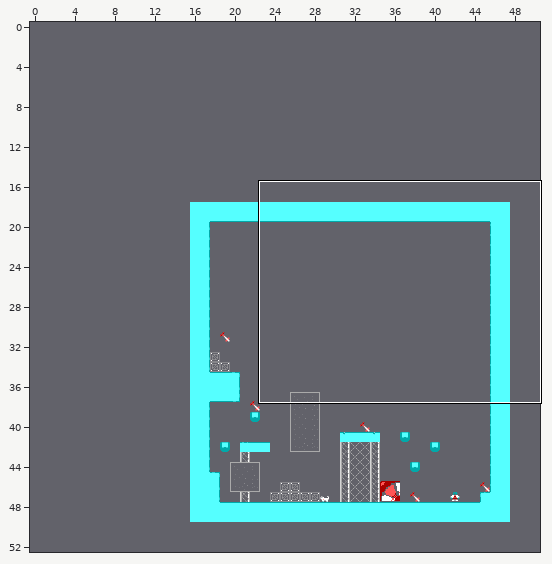
Tiled map (JSON) -- src/assets/tilemaps/Level03.json. The picture above shows the old version from afar; the outline marks the close-up.
Close-up. First the earlier version:
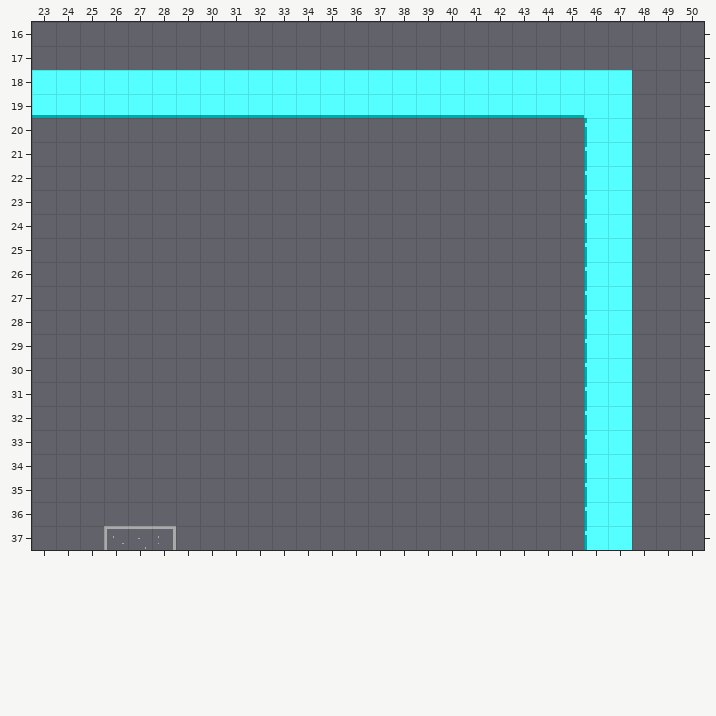
Cells are 16x16 px. Shown: x 23..50, y 16..37. The commit also changed other parts of the map, which this record leaves out. The old version is drawn lined up with the new one.
New version:
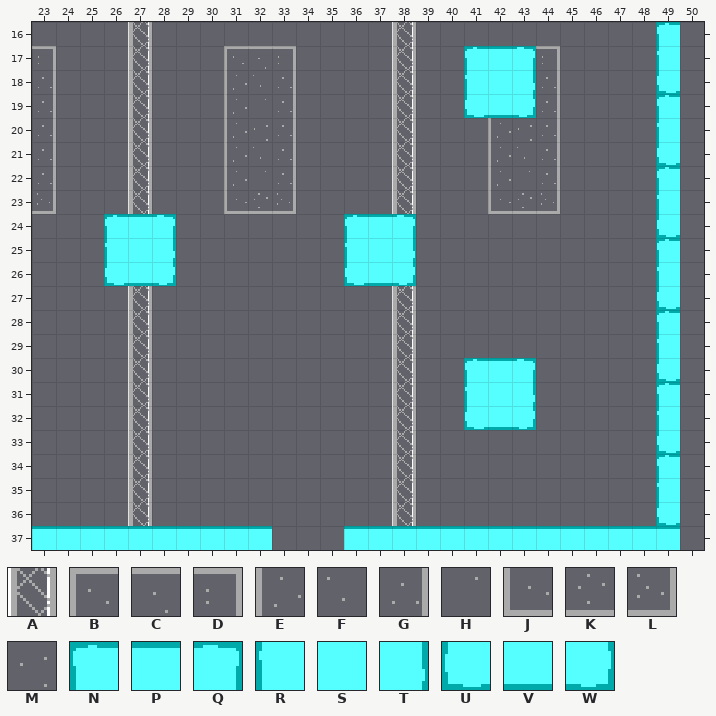
Key: from "tileset": A 6, B 9, C 10, D 11, E 25, F 26, G 27, H 28, J 41, K 42, L 43, M 44, N 68, P 69, Q 70, R 84, S 85, T 86, U 100, V 101, W 102.
_ is an empty cell.
Difference:
map size 32x32 -> 50x53 cells (old content now starts at 16,18; both pictures use the new coordinates)
Layer "Ground":
Tile S becomes tile A in row 18 at x 27 and 38.
Tile V becomes tile A in row 19 at x 27 and 38.
The author put tile A in rows 16 to 17 at x 27 and 38; in rows 20 to 23 at x 27 and 38; in rows 27 to 36 at x 27 and 38.
The author put tile B in row 17 at x 31.
The author put tile C in row 17 at x 32.
The author put tile D in row 17 at x 23, 33 and 44.
Tile S becomes tile E in row 18 at x 31.
Tile V becomes tile E in row 19 at x 31.
The author put tile E in rows 20 to 22 at x 31 and 42.
Tile S becomes tile F in row 18 at x 32.
Tile S becomes tile G in row 18 at x 23, 33 and 44.
Tile V becomes tile G in row 19 at x 23, 33 and 44.
The author put tile G in rows 20 to 22 at x 23, 33 and 44.
Tile V becomes tile H in row 19 at x 32.
The author put tile J in row 23 at x 31 and 42.
The author put tile K in row 23 at x 32 and 43.
The author put tile L in row 23 at x 23, 33 and 44.
The author put tile M in row 20 at x 32 and 43.
The author put tile N in row 16 at x 49; in row 17 at x 41; in row 19 at x 49; in row 22 at x 49; in row 24 at x 26 and 36; in row 25 at x 49.
The author put tile N in row 28 at x 49; in row 30 at x 41; in row 31 at x 49; in row 34 at x 49.
Tile B becomes tile P in row 37 at x 26.
Tile C becomes tile P in row 37 at x 27.
Tile D becomes tile P in row 37 at x 28.
Tile R becomes tile P in row 37 at x 46.
Tile S becomes tile P in row 37 at x 47.
The author put tile P in row 17 at x 42; in row 24 at x 27 and 37; in row 30 at x 42; in row 37 at x 23 to 25, 29 to 32, 36 to 45 and 48 to 49.
The author put tile Q in row 17 at x 43; in row 24 at x 28 and 38; in row 30 at x 43.
Tile S becomes tile R in row 18 at x 41.
The author put tile R in row 17 at x 49; in row 20 at x 49; in row 23 at x 49; in row 25 at x 26 and 36; in row 26 at x 49; in row 29 at x 49.
The author put tile R in row 31 at x 41; in row 32 at x 49; in row 35 at x 49.
The author put tile S in row 25 at x 27 and 37; in row 31 at x 42.
Tile S becomes tile T in row 18 at x 43.
The author put tile T in row 25 at x 28 and 38; in row 31 at x 43.
Tile V becomes tile U in row 19 at x 41.
The author put tile U in row 18 at x 49; in row 21 at x 49; in row 24 at x 49; in row 26 at x 26 and 36; in row 27 at x 49; in row 30 at x 49.
The author put tile U in row 32 at x 41; in row 33 at x 49; in row 36 at x 49.
The author put tile V in row 26 at x 27 and 37; in row 32 at x 42.
Tile V becomes tile W in row 19 at x 43.
The author put tile W in row 26 at x 28 and 38; in row 32 at x 43.
Tile R is gone in rows 20 to 36 at x 46.
Tile S is gone in row 18 at x 24 to 26, 28 to 30, 34 to 37, 39 to 40 and 45 to 47; in row 19 at x 46 to 47; in rows 20 to 36 at x 47.
Tile V is gone in row 19 at x 24 to 26, 28 to 30, 34 to 37, 39 to 40 and 45.
Pixel boxes of the changes (left, top, right, bottom) in both close-ups:
changed: (32, 22, 680, 550)
